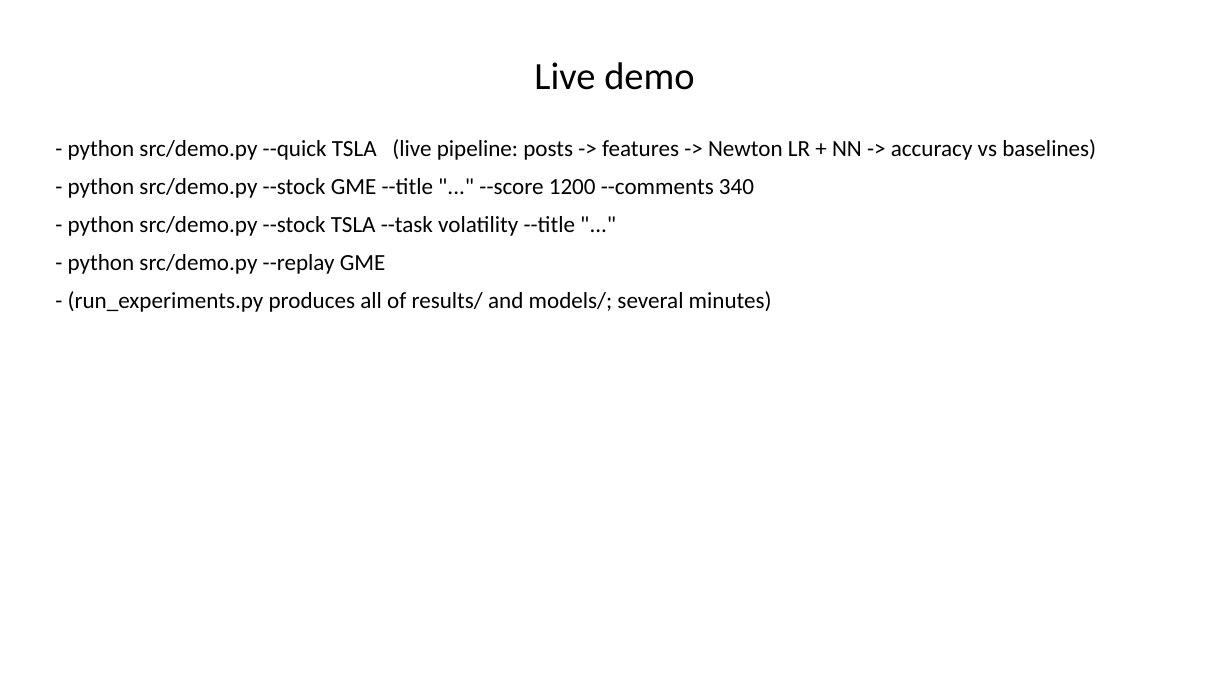
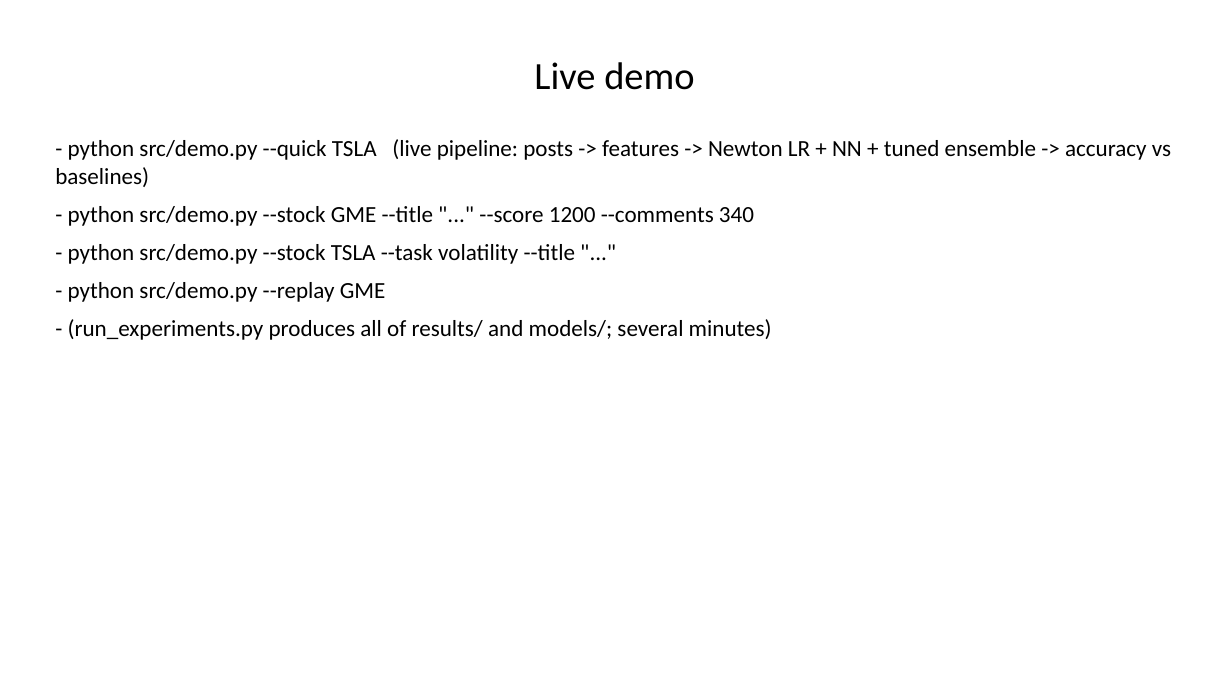
Before and after one commit to Prithvi-Aithal/wsb-market-prediction, a slide deck: slide 16 of docs/presentation.pptx (slide 13 before the commit). Drawn at 1232x693 pixels with LibreOffice and Linux fonts; fonts in the diff are those of the drawing. Boxes give left, top, right and bottom in pixels: in the first picture for what was removed or moved away, otherwise in the second. Text is boxed around its words. In the diff, an @@ line names an element or a change of style, - is before the commit and + after.

Commit message:
Add shrinkage ensemble model with forward-chaining CV tuning
New third model (models.ShrinkageEnsemble): soft vote of Newton logistic
regression, random forest, gradient boosting and Gaussian naive Bayes,
shrunk toward the training base rate (p = lam * p_vote + (1 - lam) * prior).
Count features are replaced by causal percentile ranks among the stock's
last 200 posts to remove the post-squeeze drift in engagement.

lam and the base learners' hyper-parameters are chosen by random search
over forward-chaining CV log-loss on train+val (tune_ensemble); the winner
is refit on train+val. Over 16 settings it matches or beats the majority
baseline in 11 (tuned report models: 6).

- run_experiments: ensemble metrics (accuracy, F1, log-loss, AUC), saved
  models, ensemble back-test and figures
- demo: prints ensemble probability; --quick tunes the ensemble live
- tests: 5 new tests for the ensemble and relative features
- docs, README, results and models regenerated

```diff
--- a/docs/presentation.pptx
+++ b/docs/presentation.pptx
@@ text at (x1=55, y1=139, x2=1171, y2=187): text changed @@
-- python src/demo.py --quick TSLA (live pipeline: posts -> features -> Newton LR + NN -> accuracy vs baselines)
+- python src/demo.py --quick TSLA (live pipeline: posts -> features -> Newton LR + NN + tuned ensemble -> accuracy vs baselines)
```
Also in this commit, not shown: 5 other slides changed, 3 slides added, 22 other files.
